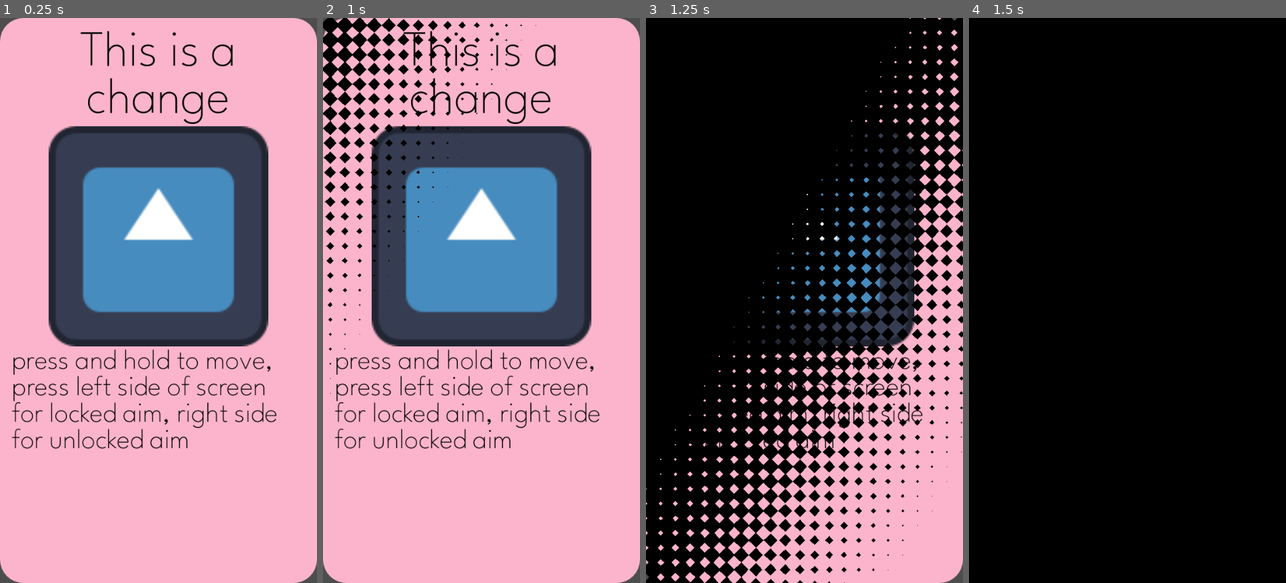
Above: before the commit, frames 1-4 (left to right).
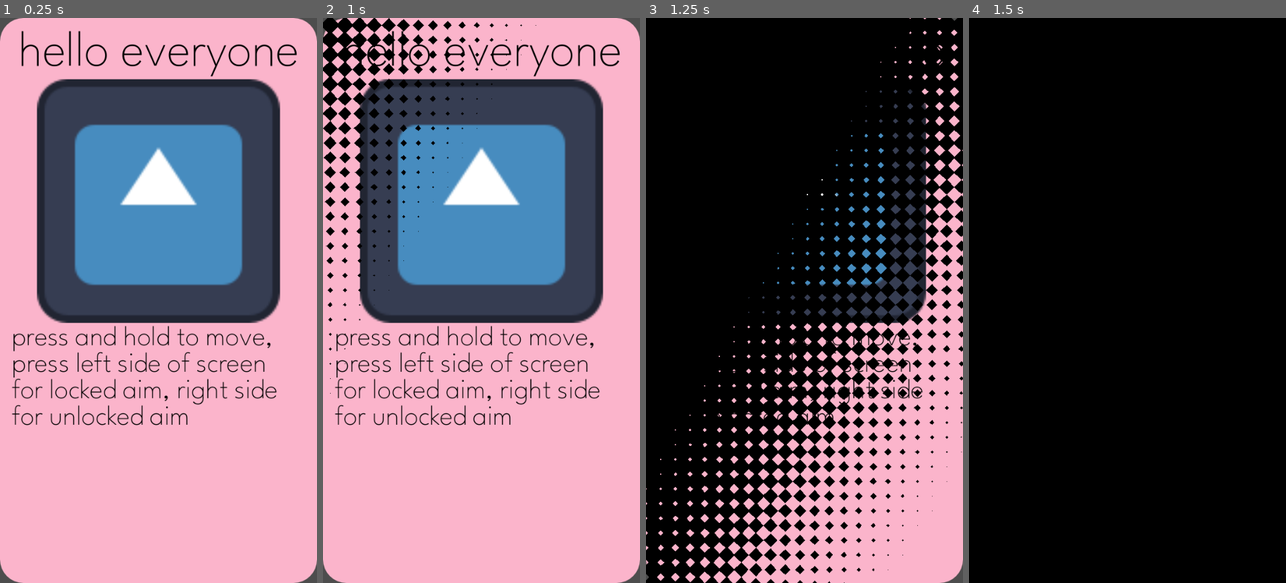
Above: after the commit, the same moments.

Repository: tapwatergames/ShootyGame
Game: Godot game, scene res://CrispGodotTemplate/main.tscn
The game is run twice, just before and just after one commit, with the same random seed, the same clock (stepped at 60 frames per second) and the same inputs. The engine's default icon, where the game draws it, is replaced by a stand-in: a white triangle on a blue panel in a dark square.
Inputs (mouse positions are in pixels of both pictures, inside the frame that each line leads up to):
- Up to frame 1 (0.25 s): no input
- Up to frame 2 (1 s): tap Enter at 0.5 s; move the mouse to (551, 272) at 0.52 s; press the mouse at (551, 272) at 0.53 s
- Up to frame 3 (1.25 s): no input
- Up to frame 4 (1.5 s): move the mouse to (1064, 328) at 1.27 s; release the mouse at (1064, 328) at 1.28 s; click (1064, 328) at 1.35 s

The runs differ from the first frame. In frame 1, 28% of the frame differs, in the area x 3-94%, y 2-77%; in frame 2, 27%; in frame 3, 3.4%; in frame 4, nothing differs.

Commit message:
changed title

Diff:
--- a/CrispGodotTemplate/main.tscn
+++ b/CrispGodotTemplate/main.tscn
@@ -66,7 +66,7 @@
 script = ExtResource("2_ntvbt")
 thumbnailTexture = ExtResource("1_mj5ko")
 mainColor = Color(0.982521, 0.706156, 0.796331, 1)
-titleText = "This is a change"
+titleText = "hello everyone"
 descriptionText = "press and hold to move, press left side of screen for locked aim, right side for unlocked aim
 "
 
@@ -101,7 +101,7 @@
 layout_mode = 2
 theme = ExtResource("1_60ktn")
 bbcode_enabled = true
-text = "[center]This is a change"
+text = "[center]hello everyone"
 fit_content = true
 
 [node name="MarginContainer" type="MarginContainer" parent="MainMenuUI/BackgroundPanel/MarginContainer/VBoxContainer"]
